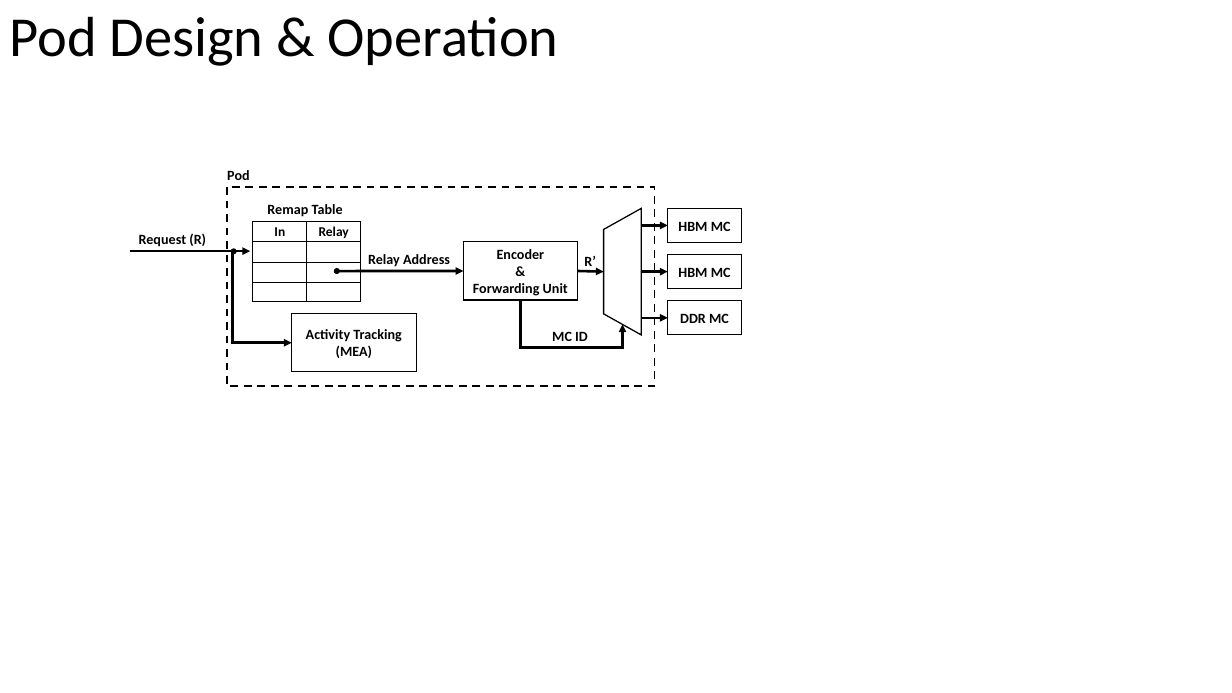
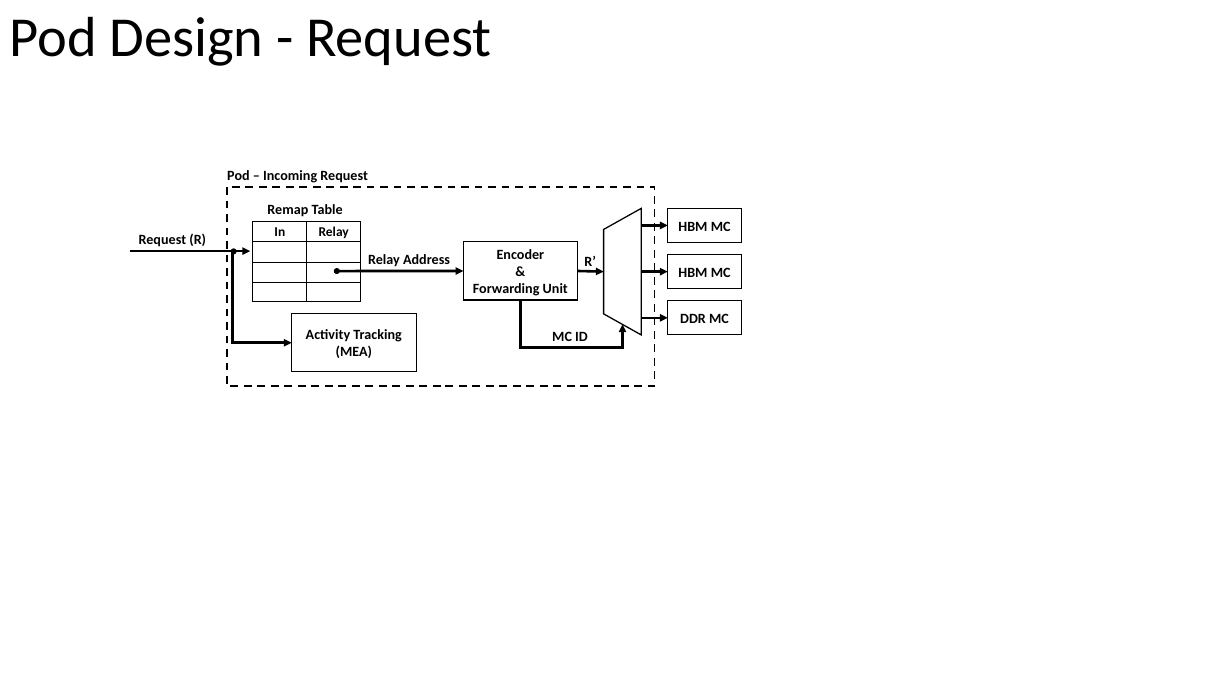
Before and after one commit to prodromou87/MemPodCameraReady, a slide deck: slide 3 of paper/raw_data/mempod_figures.pptx (slide 2 before the commit). Drawn at 1232x693 pixels with LibreOffice and Linux fonts; fonts in the diff are those of the drawing. Boxes give left, top, right and bottom in pixels: in the first picture for what was removed or moved away, otherwise in the second. Text is boxed around its words. In the diff, an @@ line names an element or a change of style, - is before the commit and + after.

```diff
--- a/paper/raw_data/mempod_figures.pptx
+++ b/paper/raw_data/mempod_figures.pptx
@@ title at bbox=[9, 16, 491, 66]: text changed @@
-Pod Design & Operation
+Pod Design - Request
@@ text at bbox=[227, 170, 368, 183]: text changed @@
-Pod
+Pod – Incoming Request
```
Also in this commit, not shown: 2 slides added, 7 other files.
